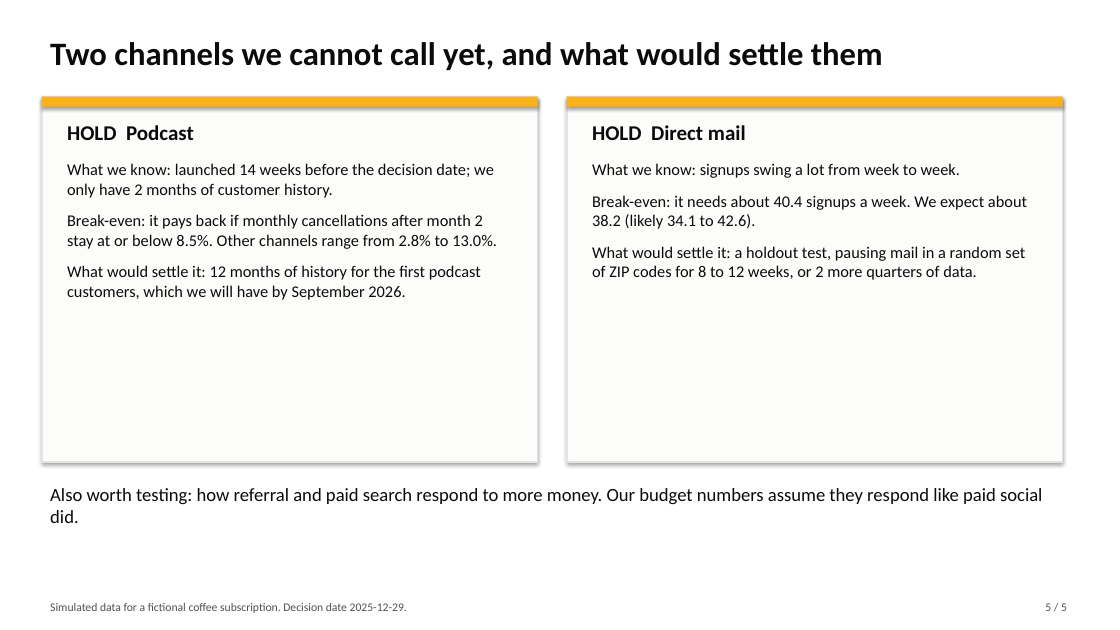
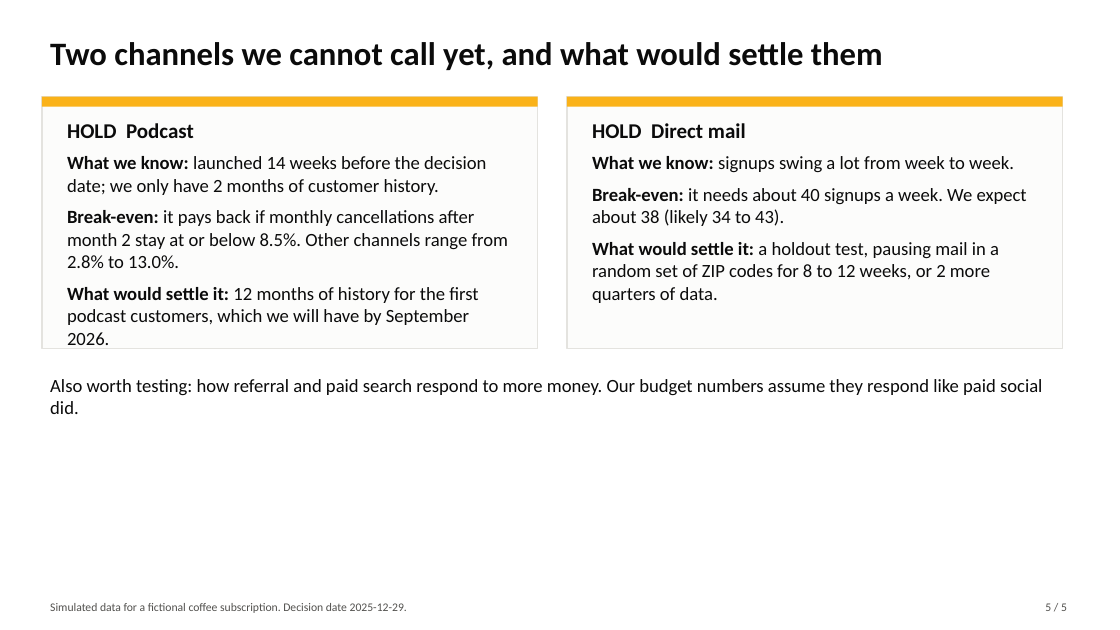
Before and after one commit to danwaseem/acquisition-channel-review, a slide deck: slide 5 of deck/readout.pptx. Drawn at 1120x630 pixels with LibreOffice and Linux fonts; fonts in the diff are those of the drawing. Boxes give left, top, right and bottom in pixels: in the first picture for what was removed or moved away, otherwise in the second. Text is boxed around its words. In the diff, an @@ line names an element or a change of style, - is before the commit and + after.

```diff
--- a/deck/readout.pptx
+++ b/deck/readout.pptx
@@ rectangle: place and size @@
-rectangle at bbox=[42, 97, 538, 462]
+rectangle at bbox=[42, 97, 538, 349]
@@ shadow off in 4 elements at bbox=[42, 97, 538, 107], bbox=[567, 97, 1063, 107], bbox=[42, 97, 538, 349], bbox=[567, 97, 1063, 349] @@
@@ rectangle: place and size @@
-rectangle at bbox=[567, 97, 1063, 462]
+rectangle at bbox=[567, 97, 1063, 349]
@@ text "What we know: launched 14 ...": place and size @@
-text "What we know: launched 14 ..." at bbox=[67, 163, 497, 300]
+text "What we know: launched 14 ..." at bbox=[67, 156, 509, 345]
@@ text "What we know: launched 14 ..." at bbox=[67, 156, 509, 345]: size 14 to 16 pt; bold on in "What we know:", "Break-even:", "What would settle it:"; less space between paragraphs @@
@@ text "What we know: signups swing ...": place and size @@
-text "What we know: signups swing ..." at bbox=[592, 163, 1027, 280]
+text "What we know: signups swing ..." at bbox=[592, 156, 1027, 303]
@@ text at bbox=[592, 156, 1014, 303]: size 14 to 16 pt in "What we know: signups swing a lot ...", "What would settle it: a holdout test, ..."; bold on in "What we know:", "What would settle it:"; less space between paragraphs @@
@@ text at bbox=[592, 188, 1027, 226]: text changed; size 14 to 16 pt @@
-Break-even: it needs about 40.4 signups a week. We expect about 38.2 (likely 34.1 to 42.6).
+Break-even: it needs about 40 signups a week. We expect about 38 (likely 34 to 43).
@@ text "Also worth testing: how referral ...": place and size @@
-text "Also worth testing: how referral ..." at bbox=[50, 488, 1042, 523]
+text "Also worth testing: how referral ..." at bbox=[50, 379, 1042, 414]
```
Also in this commit, not shown: 4 other slides changed, 7 other files.
